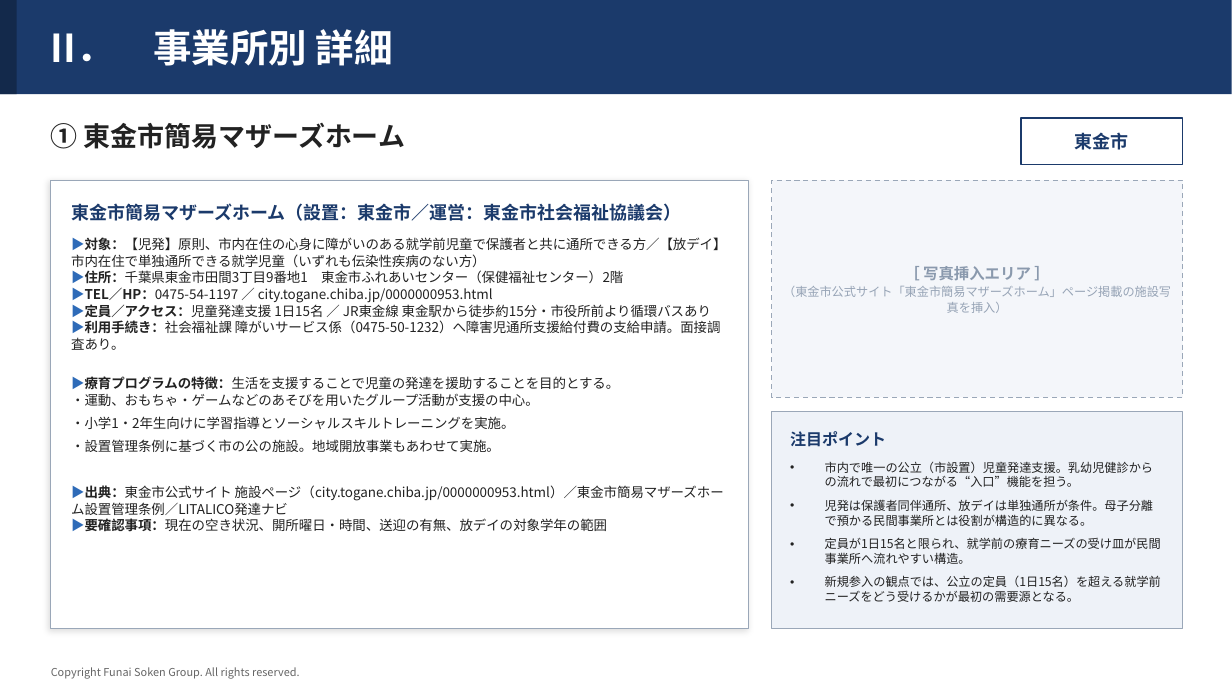
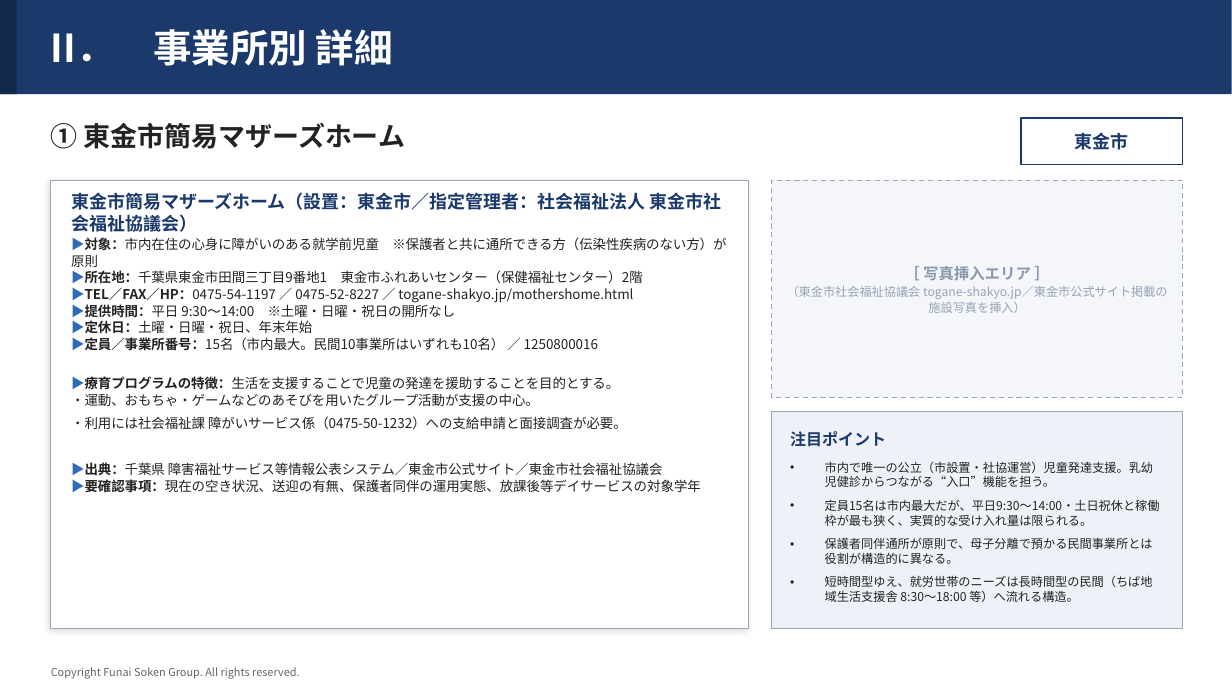
Before and after one commit to efejdjeifienfneafnwaj/-, a slide deck: slide 3 of 東金市_児童発達支援_事業所調査.pptx. Drawn at 1232x693 pixels with LibreOffice and Linux fonts; fonts in the diff are those of the drawing. Boxes give left, top, right and bottom in pixels: in the first picture for what was removed or moved away, otherwise in the second. Text is boxed around its words. In the diff, an @@ line names an element or a change of style, - is before the commit and + after.

```diff
--- a/東金市_児童発達支援_事業所調査.pptx
+++ b/東金市_児童発達支援_事業所調査.pptx
@@ text at [71, 192, 722, 232]: text changed @@
-東金市簡易マザーズホーム（設置：東金市／運営：東金市社会福祉協議会）
+東金市簡易マザーズホーム（設置：東金市／指定管理者：社会福祉法人 東金市社会福祉協議会）
@@ text at [71, 237, 726, 351]: text changed @@
-▶対象：【児発】原則、市内在住の心身に障がいのある就学前児童で保護者と共に通所できる方／【放デイ】市内在住で単独通所できる就学児童（いずれも伝染性疾病のない方）
-▶住所：千葉県東金市田間3丁目9番地1 東金市ふれあいセンター（保健福祉センター）2階
-▶TEL／HP：0475-54-1197 ／ city.togane.chiba.jp/0000000953.html
-▶定員／アクセス：児童発達支援 1日15名 ／ JR東金線 東金駅から徒歩約15分・市役所前より循環バスあり
-▶利用手続き：社会福祉課 障がいサービス係（0475-50-1232）へ障害児通所支援給付費の支給申請。面接調査あり。
+▶対象：市内在住の心身に障がいのある就学前児童 ※保護者と共に通所できる方（伝染性疾病のない方）が原則
+▶所在地：千葉県東金市田間三丁目9番地1 東金市ふれあいセンター（保健福祉センター）2階
+▶TEL／FAX／HP：0475-54-1197 ／ 0475-52-8227 ／ togane-shakyo.jp/mothershome.html
+▶提供時間：平日 9:30〜14:00 ※土曜・日曜・祝日の開所なし
+▶定休日：土曜・日曜・祝日、年末年始
+▶定員／事業所番号：15名（市内最大。民間10事業所はいずれも10名） ／ 1250800016
@@ text in rectangle at [787, 286, 1168, 313]: text changed @@
-（東金市公式サイト「東金市簡易マザーズホーム」ページ掲載の施設写真を挿入）
+（東金市社会福祉協議会 togane-shakyo.jp／東金市公式サイト掲載の施設写真を挿入）
@@ text at [71, 416, 701, 493]: text changed @@
-・小学1・2年生向けに学習指導とソーシャルスキルトレーニングを実施。
-・設置管理条例に基づく市の公の施設。地域開放事業もあわせて実施。
-▶出典：東金市公式サイト 施設ページ（city.togane.chiba.jp/0000000953.html）／東金市簡易マザーズホーム設置管理条例／LITALICO発達ナビ
-▶要確認事項：現在の空き状況、開所曜日・時間、送迎の有無、放デイの対象学年の範囲
+・利用には社会福祉課 障がいサービス係（0475-50-1232）への支給申請と面接調査が必要。
+▶出典：千葉県 障害福祉サービス等情報公表システム／東金市公式サイト／東金市社会福祉協議会
+▶要確認事項：現在の空き状況、送迎の有無、保護者同伴の運用実態、放課後等デイサービスの対象学年
@@ text at [825, 461, 1160, 602]: text changed @@
-• 市内で唯一の公立（市設置）児童発達支援。乳幼児健診からの流れで最初につながる“入口”機能を担う。
-• 児発は保護者同伴通所、放デイは単独通所が条件。母子分離で預かる民間事業所とは役割が構造的に異なる。
-• 定員が1日15名と限られ、就学前の療育ニーズの受け皿が民間事業所へ流れやすい構造。
-• 新規参入の観点では、公立の定員（1日15名）を超える就学前ニーズをどう受けるかが最初の需要源となる。
+• 市内で唯一の公立（市設置・社協運営）児童発達支援。乳幼児健診からつながる“入口”機能を担う。
+• 定員15名は市内最大だが、平日9:30〜14:00・土日祝休と稼働枠が最も狭く、実質的な受け入れ量は限られる。
+• 保護者同伴通所が原則で、母子分離で預かる民間事業所とは役割が構造的に異なる。
+• 短時間型ゆえ、就労世帯のニーズは長時間型の民間（ちば地域生活支援舎 8:30〜18:00 等）へ流れる構造。
```
Also in this commit, not shown: 8 other slides changed, 2 slides removed.
